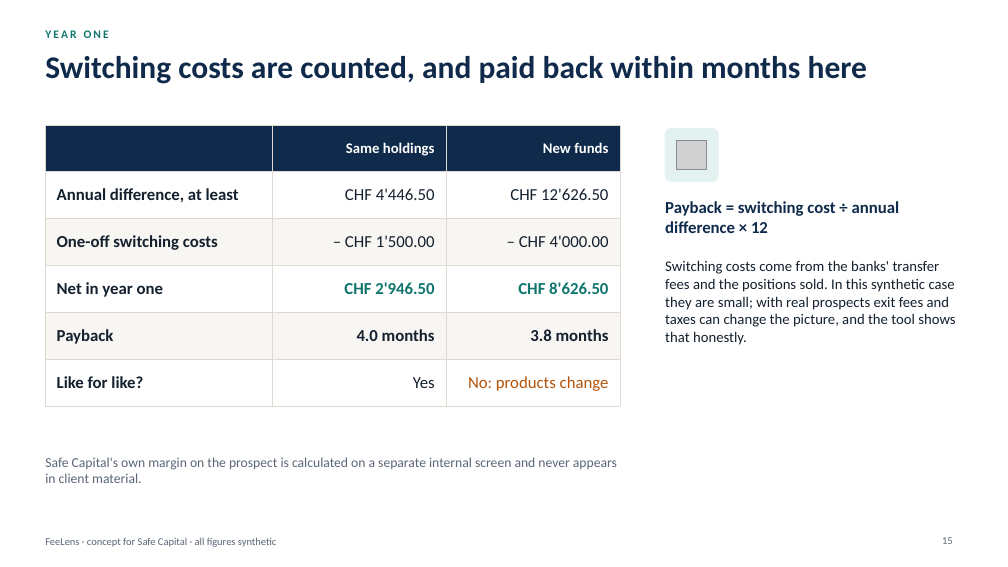
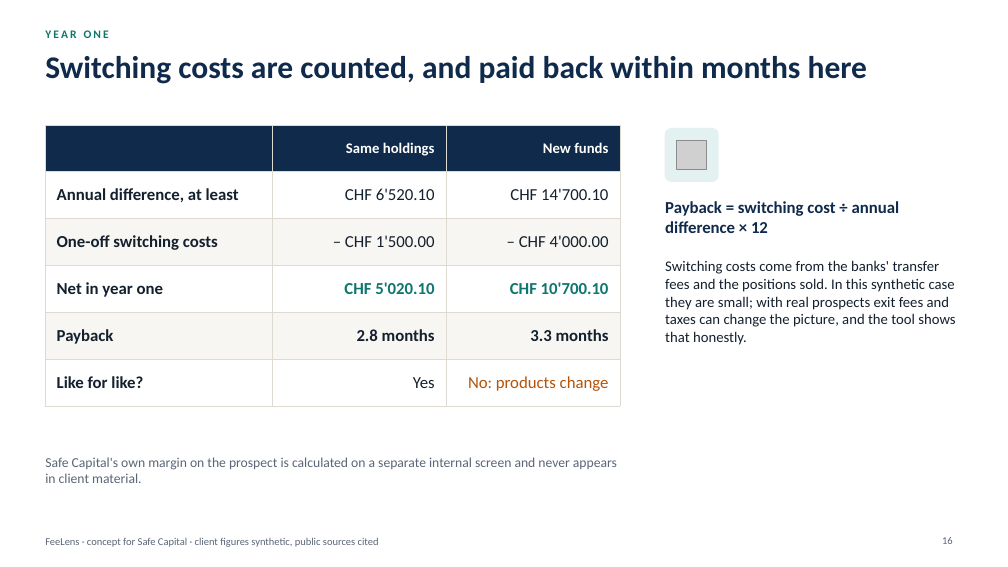
Before and after one commit to rossotti-alessandro/PortfolioCostEngine, a slide deck: slide 16 of slides/FeeLens_Executive_Deck.pptx (slide 15 before the commit). Drawn at 1008x567 pixels with LibreOffice and Linux fonts; fonts in the diff are those of the drawing; grey boxes stand for pictures. Boxes give left, top, right and bottom in pixels: in the first picture for what was removed or moved away, otherwise in the second. Text is boxed around its words. In the diff, an @@ line names an element or a change of style, - is before the commit and + after.

```diff
--- a/slides/FeeLens_Executive_Deck.pptx
+++ b/slides/FeeLens_Executive_Deck.pptx
@@ table at bbox=[45, 125, 620, 395] @@
-row 2, column 2: CHF 4'446.50
+row 2, column 2: CHF 6'520.10
-row 2, column 3: CHF 12'626.50
+row 2, column 3: CHF 14'700.10
-row 4, column 2: CHF 2'946.50
+row 4, column 2: CHF 5'020.10
-row 4, column 3: CHF 8'626.50
+row 4, column 3: CHF 10'700.10
-row 5, column 2: 4.0 months
+row 5, column 2: 2.8 months
-row 5, column 3: 3.8 months
+row 5, column 3: 3.3 months
@@ text at bbox=[45, 537, 379, 547]: text changed @@
-FeeLens · concept for Safe Capital · all figures synthetic
+FeeLens · concept for Safe Capital · client figures synthetic, public sources cited
```
Also in this commit, not shown: 23 other slides changed, 1 slide added, 6 other files.
